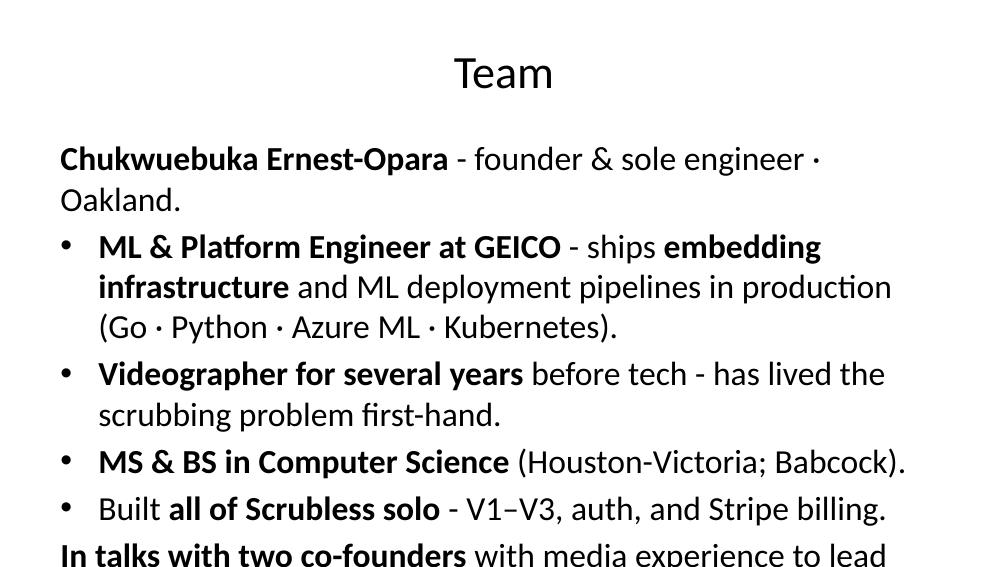
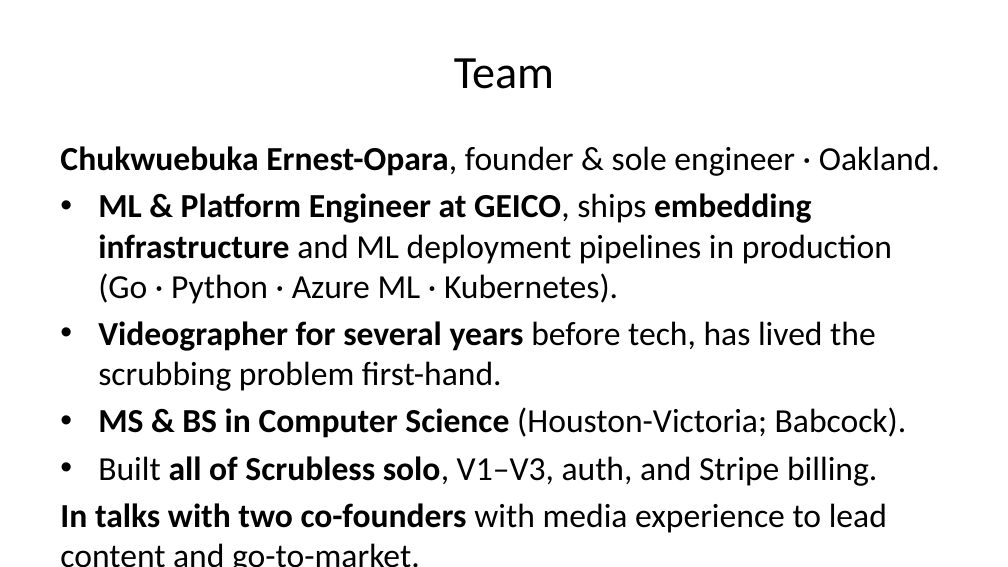
Before and after one commit to ernest-opara/scrubless, a slide deck: slide 13 of docs/PITCH-editable.pptx. Drawn at 1008x567 pixels with LibreOffice and Linux fonts; fonts in the diff are those of the drawing. Boxes give left, top, right and bottom in pixels: in the first picture for what was removed or moved away, otherwise in the second. Text is boxed around its words. In the diff, an @@ line names an element or a change of style, - is before the commit and + after.

```diff
--- a/docs/PITCH-editable.pptx
+++ b/docs/PITCH-editable.pptx
@@ text at [60, 146, 940, 391]: text changed @@
-Chukwuebuka Ernest-Opara - founder & sole engineer · Oakland.
-• ML & Platform Engineer at GEICO - ships embedding infrastructure and ML deployment pipelines in production (Go · Python · Azure ML · Kubernetes).
-• Videographer for several years before tech - has lived the scrubbing problem first-hand.
+Chukwuebuka Ernest-Opara, founder & sole engineer · Oakland.
+• ML & Platform Engineer at GEICO, ships embedding infrastructure and ML deployment pipelines in production (Go · Python · Azure ML · Kubernetes).
+• Videographer for several years before tech, has lived the scrubbing problem first-hand.
@@ text at [98, 456, 877, 486]: text changed @@
-• Built all of Scrubless solo - V1–V3, auth, and Stripe billing.
+• Built all of Scrubless solo, V1–V3, auth, and Stripe billing.
```
Also in this commit, not shown: 11 other slides changed, 12 other files.
